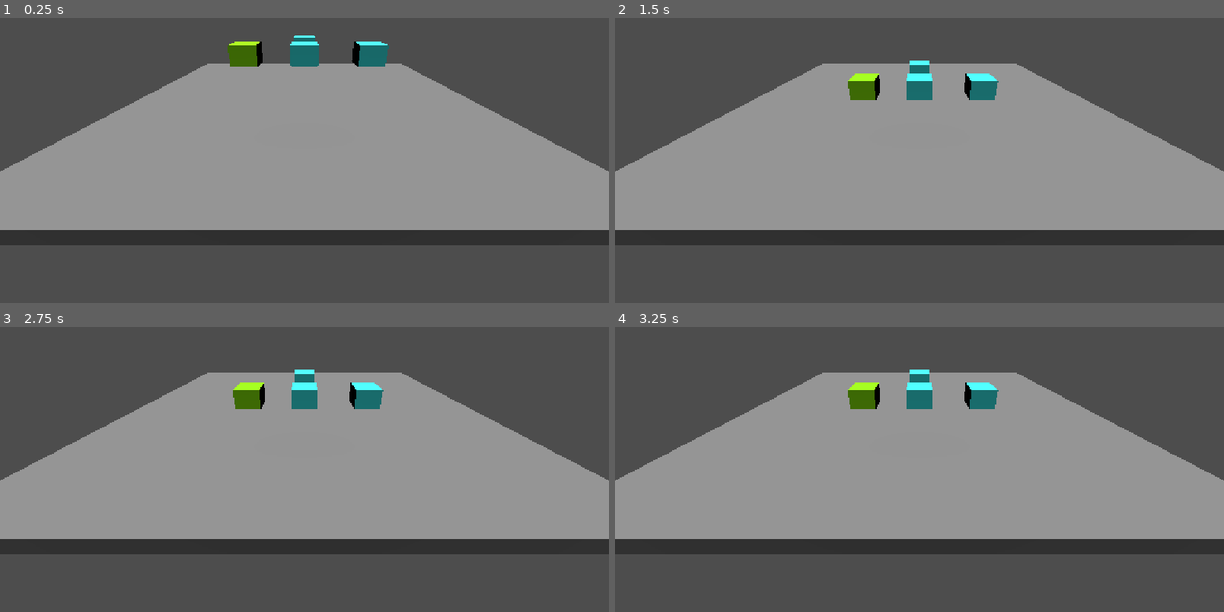
Above: before the commit, frames 1-4 (two rows, left to right).
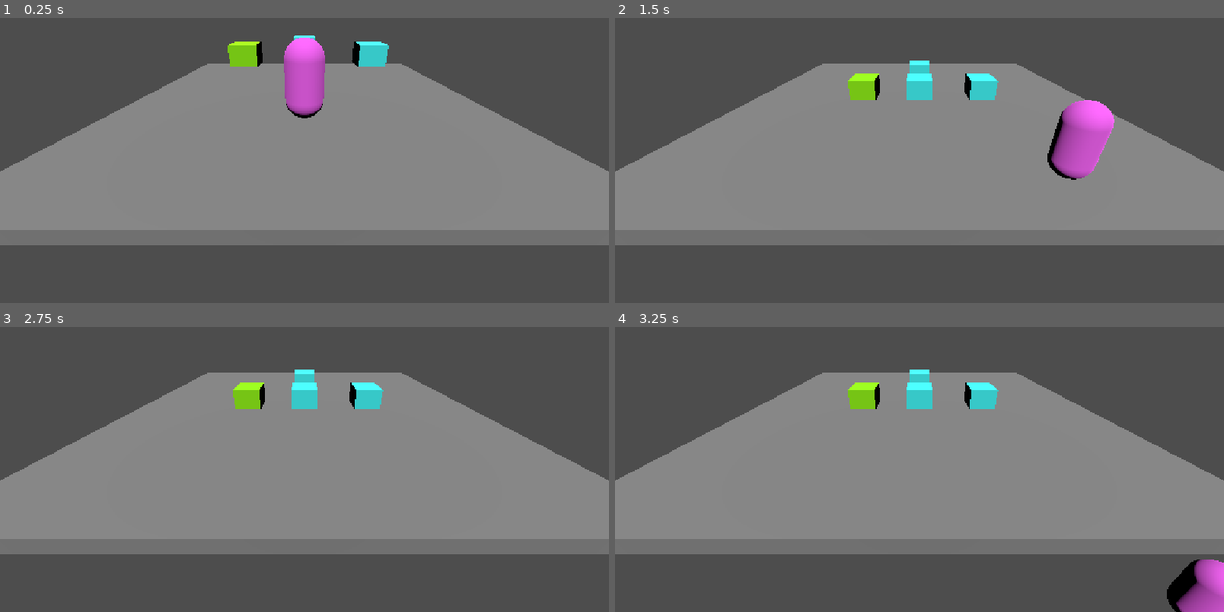
Above: after the commit, the same moments.

Repository: 17Dodecahedrons/Spieleentwicklungskurs
Game: Godot game, scene res://szenen/level_1.tscn
The game is run twice, just before and just after one commit, with the same random seed, the same clock (stepped at 60 frames per second) and the same inputs. Before the commit the project has no main scene; this scene is started directly in both runs.
Inputs:
- Up to frame 1 (0.25 s): no input
- Up to frame 2 (1.5 s): hold D (right, bound only after the commit) 0.53-1.28 s; tap Space (jump, bound only after the commit) at 0.6, 0.77, 1.07, 1.35 s; hold S (backward, bound only after the commit) from 1.28 s (still down)
- Up to frame 3 (2.75 s): tap Space (jump, bound only after the commit) at 1.52, 1.82, 2.1 s; release S (backward, bound only after the commit) at 2.03 s; hold D (right, bound only after the commit) from 2.03 s (still down)
- Up to frame 4 (3.25 s): tap Enter at 2.75 s; release D (right, bound only after the commit) at 2.78 s; hold W (forward, bound only after the commit) from 2.78 s (still down); tap Space (jump, bound only after the commit) at 2.85, 3.02 s

The runs differ from the first frame. In frame 1, 7.7% of the frame differs, in the area x 0-100%, y 6-80%; in frame 2, 8.4%, in the area x 0-100%, y 16-80%; in frame 3, 6.3%; in frame 4, 7.7%.

Commit message:
Erstes Spielerskript ohne sprinten und ohne ducken

Diff:
--- a/project.godot
+++ b/project.godot
@@ -11,6 +11,7 @@
 [application]
 
 config/name="SpieleEntwicklungsKurs"
+run/main_scene="uid://c7qiqhrues4my"
 config/features=PackedStringArray("4.7", "Forward Plus")
 config/icon="res://icon.svg"
 
@@ -19,6 +20,54 @@
 window/stretch/mode="canvas_items"
 window/stretch/aspect="expand"
 
+[input]
+
+jump={
+"deadzone": 0.2,
+"events": [Object(InputEventKey,"resource_local_to_scene":false,"resource_name":"","device":-1,"window_id":0,"alt_pressed":false,"shift_pressed":false,"ctrl_pressed":false,"meta_pressed":false,"pressed":false,"keycode":0,"physical_keycode":32,"key_label":0,"unicode":32,"location":0,"echo":false,"script":null)
+]
+}
+forward={
+"deadzone": 0.2,
+"events": [Object(InputEventKey,"resource_local_to_scene":false,"resource_name":"","device":-1,"window_id":0,"alt_pressed":false,"shift_pressed":false,"ctrl_pressed":false,"meta_pressed":false,"pressed":false,"keycode":0,"physical_keycode":87,"key_label":0,"unicode":119,"location":0,"echo":false,"script":null)
+]
+}
+backward={
+"deadzone": 0.2,
+"events": [Object(InputEventKey,"resource_local_to_scene":false,"resource_name":"","device":-1,"window_id":0,"alt_pressed":false,"shift_pressed":false,"ctrl_pressed":false,"meta_pressed":false,"pressed":false,"keycode":0,"physical_keycode":83,"key_label":0,"unicode":115,"location":0,"echo":false,"script":null)
+]
+}
+left={
+"deadzone": 0.2,
+"events": [Object(InputEventKey,"resource_local_to_scene":false,"resource_name":"","device":-1,"window_id":0,"alt_pressed":false,"shift_pressed":false,"ctrl_pressed":false,"meta_pressed":false,"pressed":false,"keycode":0,"physical_keycode":65,"key_label":0,"unicode":97,"location":0,"echo":false,"script":null)
+]
+}
+right={
+"deadzone": 0.2,
+"events": [Object(InputEventKey,"resource_local_to_scene":false,"resource_name":"","device":-1,"window_id":0,"alt_pressed":false,"shift_pressed":false,"ctrl_pressed":false,"meta_pressed":false,"pressed":false,"keycode":0,"physical_keycode":68,"key_label":0,"unicode":100,"location":0,"echo":false,"script":null)
+]
+}
+sprint={
+"deadzone": 0.2,
+"events": [Object(InputEventKey,"resource_local_to_scene":false,"resource_name":"","device":-1,"window_id":0,"alt_pressed":false,"shift_pressed":false,"ctrl_pressed":false,"meta_pressed":false,"pressed":false,"keycode":0,"physical_keycode":4194325,"key_label":0,"unicode":0,"location":0,"echo":false,"script":null)
+]
+}
+crouch={
+"deadzone": 0.2,
+"events": [Object(InputEventKey,"resource_local_to_scene":false,"resource_name":"","device":-1,"window_id":0,"alt_pressed":false,"shift_pressed":false,"ctrl_pressed":false,"meta_pressed":false,"pressed":false,"keycode":0,"physical_keycode":4194326,"key_label":0,"unicode":0,"location":0,"echo":false,"script":null)
+]
+}
+restart={
+"deadzone": 0.2,
+"events": [Object(InputEventKey,"resource_local_to_scene":false,"resource_name":"","device":-1,"window_id":0,"alt_pressed":false,"shift_pressed":false,"ctrl_pressed":false,"meta_pressed":false,"pressed":false,"keycode":0,"physical_keycode":82,"key_label":0,"unicode":114,"location":0,"echo":false,"script":null)
+]
+}
+pause={
+"deadzone": 0.2,
+"events": [Object(InputEventKey,"resource_local_to_scene":false,"resource_name":"","device":-1,"window_id":0,"alt_pressed":false,"shift_pressed":false,"ctrl_pressed":false,"meta_pressed":false,"pressed":false,"keycode":0,"physical_keycode":4194305,"key_label":0,"unicode":0,"location":0,"echo":false,"script":null)
+]
+}
+
 [physics]
 
 3d/physics_engine="Jolt Physics"
--- /dev/null
+++ b/skripte/steve.gd
@@ -0,0 +1,26 @@
+extends CharacterBody3D
+
+const SPIELER_GESCHWINDIGKEIT = 5.0
+const SPRUNGKRAFT = 4.5
+
+func _physics_process(delta: float) -> void: # delta: Sekunden seitdem letztem Frame
+	# Springen
+	if Input.is_action_just_pressed("jump") and is_on_floor():
+		velocity.y += SPRUNGKRAFT # Der Vektor 'velocity' gibt uns an, wohin wir uns bewegen
+
+	# Schwerkraft
+	var gravity = Vector3(0, -9.8, 0) # (X, Y, Z)
+	if not is_on_floor():
+		velocity += gravity * delta
+
+	# Steuerung
+	var input_dir = Input.get_vector("left", "right", "forward", "backward") # Vektor (-X, +X, -Y, +Y)
+	var direction = (transform.basis * Vector3(input_dir.x, 0, input_dir.y)).normalized() # Einbettung
+	if direction: # Tastendruck erkannt
+		velocity.x = direction.x * SPIELER_GESCHWINDIGKEIT
+		velocity.z = direction.z * SPIELER_GESCHWINDIGKEIT
+	else: # Abbremsen
+		velocity.x = move_toward(velocity.x, 0, SPIELER_GESCHWINDIGKEIT) # Aktuell, Zielwert, Schrittgröße
+		velocity.z = move_toward(velocity.z, 0, SPIELER_GESCHWINDIGKEIT)
+
+	move_and_slide() # Engine macht den Rest
--- a/szenen/level_1.tscn
+++ b/szenen/level_1.tscn
@@ -1,6 +1,7 @@
 [gd_scene format=3 uid="uid://c7qiqhrues4my"]
 
 [ext_resource type="PackedScene" uid="uid://cg4s34hmgjgmg" path="res://szenen/box_1.tscn" id="1_o815p"]
+[ext_resource type="PackedScene" uid="uid://d4bvn6cx8y2ce" path="res://szenen/steve.tscn" id="2_liswp"]
 
 [sub_resource type="BoxMesh" id="BoxMesh_g4v7s"]
 size = Vector3(17, 0.5, 17)
@@ -29,7 +30,7 @@
 transform = Transform3D(1, 0, 0, 0, 0.88296723, 0.46943468, 0, -0.46943468, 0.88296723, 0, 4.1575933, 11.594579)
 
 [node name="DirectionalLight3D" type="DirectionalLight3D" parent="." unique_id=326194472]
-transform = Transform3D(1, 0, 0, 0, 0.09521139, 0.9954571, 0, -0.9954571, 0.09521139, 0, 6.0242944, -18.125881)
+transform = Transform3D(1, 0, 0, 0, 0.5607901, 0.827958, 0, -0.827958, 0.5607901, 0, 10.747864, 13.759775)
 
 [node name="Boxen" type="Node3D" parent="." unique_id=1459884335]
 transform = Transform3D(1, 0, 0, 0, 1, 0, 0, 0, 1, 0, 2.6639853, 0)
@@ -48,4 +49,7 @@
 
 [node name="Box4" parent="Boxen" unique_id=242059399 instance=ExtResource("1_o815p")]
 
+[node name="Steve" parent="." unique_id=1378513726 instance=ExtResource("2_liswp")]
+transform = Transform3D(1, 0, 0, 0, 1, 0, 0, 0, 1, 0, 3, 6.017473)
+
 [editable path="Boxen/Box2"]
--- /dev/null
+++ b/szenen/steve.tscn
@@ -0,0 +1,22 @@
+[gd_scene format=3 uid="uid://d4bvn6cx8y2ce"]
+
+[ext_resource type="Script" uid="uid://ttxm74rw48nf" path="res://skripte/steve.gd" id="1_t8r63"]
+
+[sub_resource type="StandardMaterial3D" id="StandardMaterial3D_yf5fn"]
+albedo_color = Color(1, 0.4, 1, 1)
+
+[sub_resource type="CapsuleMesh" id="CapsuleMesh_g4v7s"]
+material = SubResource("StandardMaterial3D_yf5fn")
+
+[sub_resource type="CapsuleShape3D" id="CapsuleShape3D_rp2lg"]
+
+[node name="Steve" type="Node3D" unique_id=1378513726]
+
+[node name="CharacterBody3D" type="CharacterBody3D" parent="." unique_id=1951759438]
+script = ExtResource("1_t8r63")
+
+[node name="MeshInstance3D" type="MeshInstance3D" parent="CharacterBody3D" unique_id=2027837737]
+mesh = SubResource("CapsuleMesh_g4v7s")
+
+[node name="CollisionShape3D" type="CollisionShape3D" parent="CharacterBody3D" unique_id=1400904207]
+shape = SubResource("CapsuleShape3D_rp2lg")
Not shown, added: skripte/steve.gd.uid
